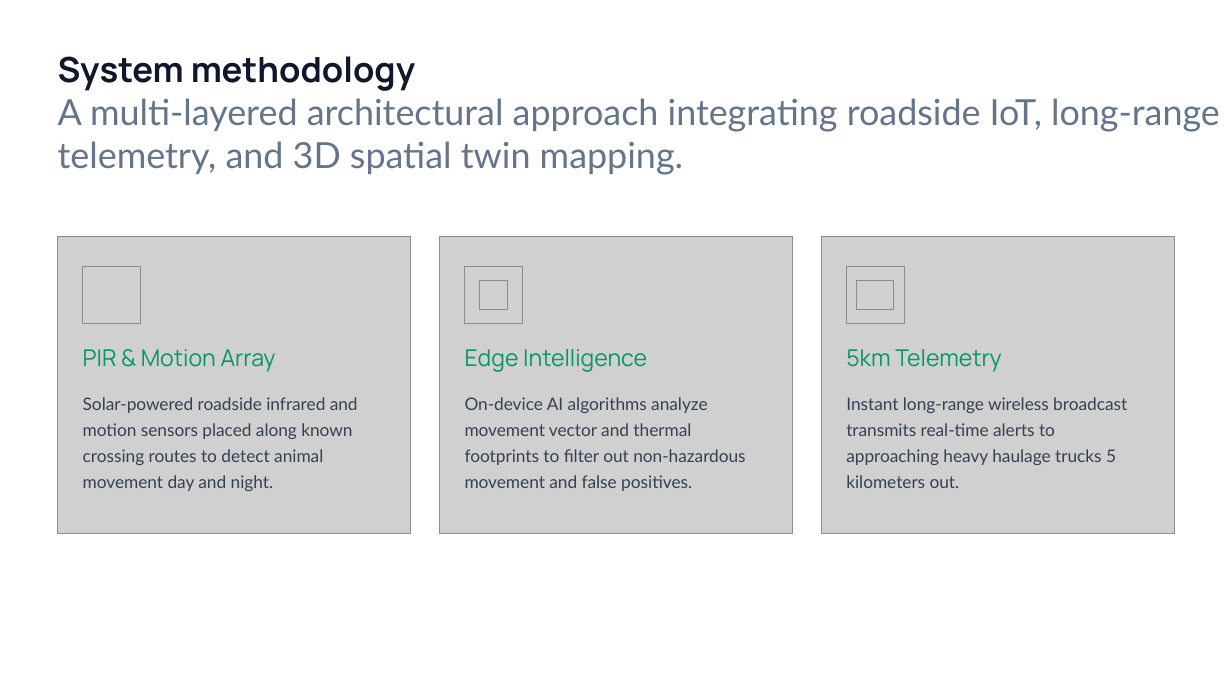
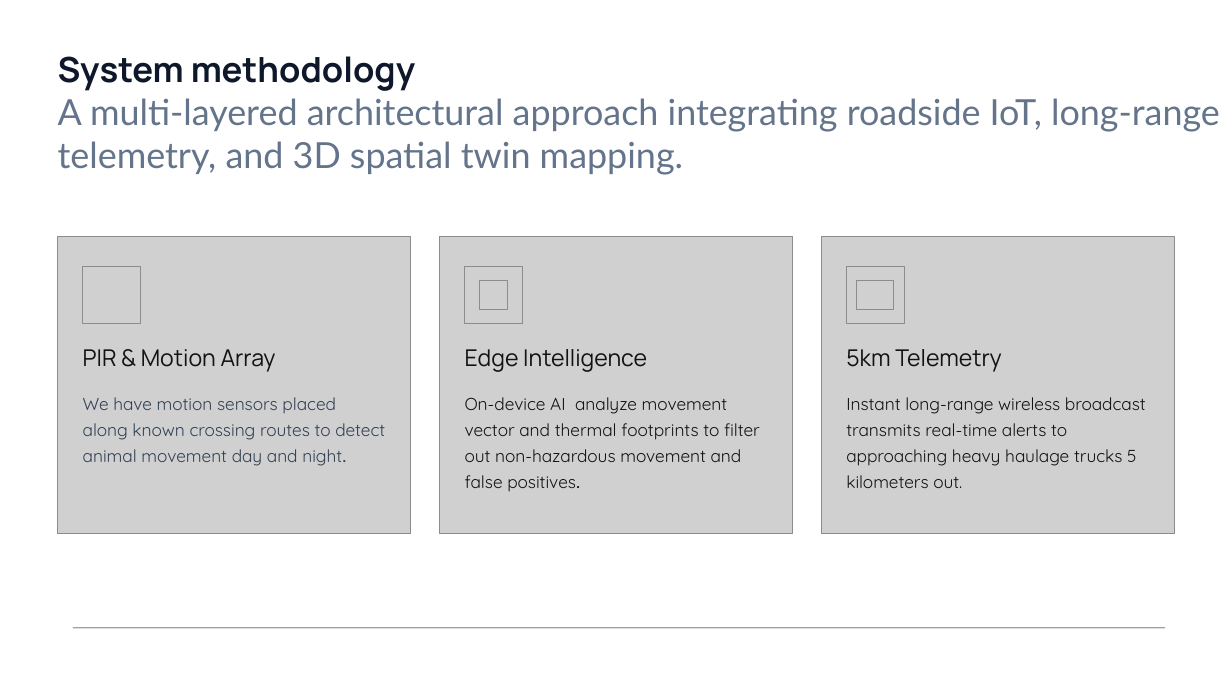
Before and after one commit to XCreators-Hack/mctseta-submission, a slide deck: slide 4 of Eco-Wild Guard Presentation.pptx (slide 5 before the commit). Drawn at 1232x693 pixels with LibreOffice and Linux fonts; fonts in the diff are those of the drawing; grey boxes stand for pictures; background and template pictures are left out. Boxes give left, top, right and bottom in pixels: in the first picture for what was removed or moved away, otherwise in the second. Text is boxed around its words. In the diff, an @@ line names an element or a change of style, - is before the commit and + after.

```diff
--- a/Eco-Wild Guard Presentation.pptx
+++ b/Eco-Wild Guard Presentation.pptx
@@ text colour #059669 to #131313 in 3 elements at [83,349,276,372], [465,349,647,372], [846,349,1002,372] @@
@@ text "Instant long-range wireless broadcast transmits ..." at [846,397,1146,488]: font Lato to Quicksand, text colour #334155 to #131313 @@
@@ text at [83,397,385,466]: text changed; font Lato to Quicksand @@
-Solar-powered roadside infrared and motion sensors placed along known crossing routes to detect animal movement day and night.
+We have motion sensors placed along known crossing routes to detect animal movement day and night.
@@ text at [465,397,760,492]: text changed; font Lato to Quicksand; text colour #334155 to #131313 @@
-On-device AI algorithms analyze movement vector and thermal footprints to filter out non-hazardous movement and false positives.
+On-device AI analyze movement vector and thermal footprints to filter out non-hazardous movement and false positives.
@@ line added from (1165, 628) to (73, 628), #444742 1 pt @@
```
Also in this commit, not shown: 7 other slides changed, 1 slide removed.
